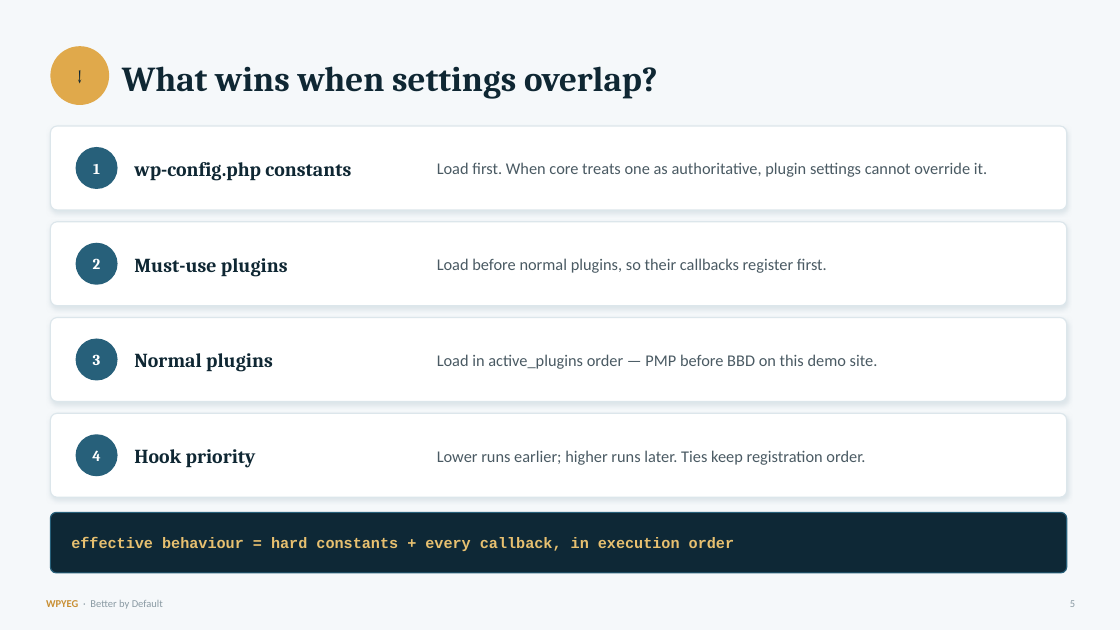
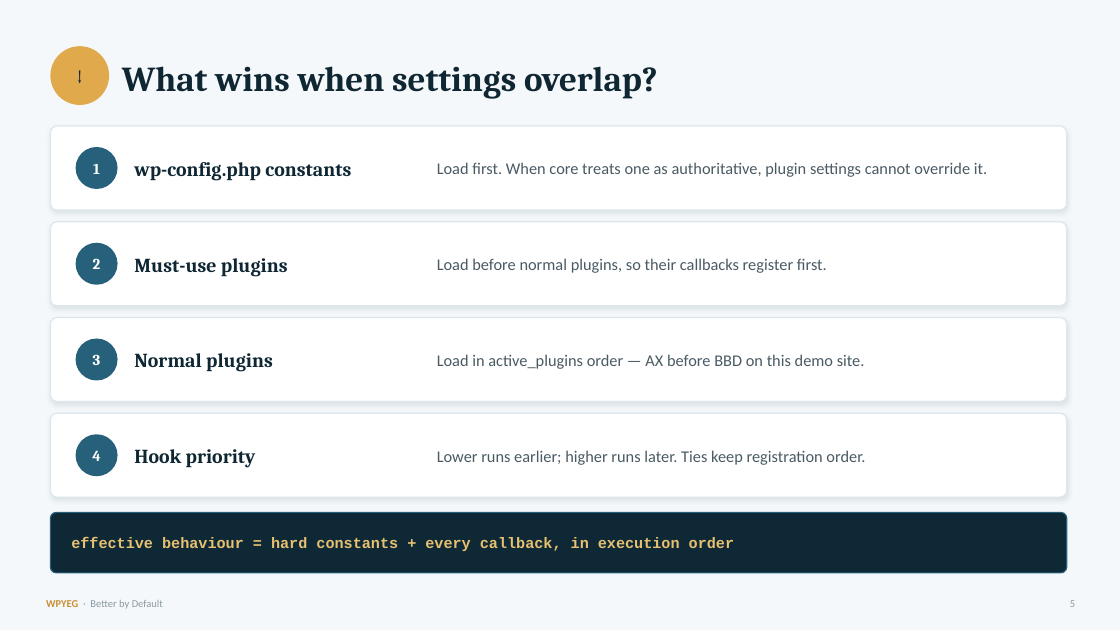
Before and after one commit to WPYEG/Better-by-Default, a slide deck: slide 5 of workshop/Better-by-Default.pptx. Drawn at 1120x630 pixels with LibreOffice and Linux fonts; fonts in the diff are those of the drawing. Boxes give left, top, right and bottom in pixels: in the first picture for what was removed or moved away, otherwise in the second. Text is boxed around its words. In the diff, an @@ line names an element or a change of style, - is before the commit and + after.

```diff
--- a/workshop/Better-by-Default.pptx
+++ b/workshop/Better-by-Default.pptx
@@ text at [437,354,865,369]: text changed @@
-Load in active_plugins order — PMP before BBD on this demo site.
+Load in active_plugins order — AX before BBD on this demo site.
```
Also in this commit, not shown: 9 other files.
